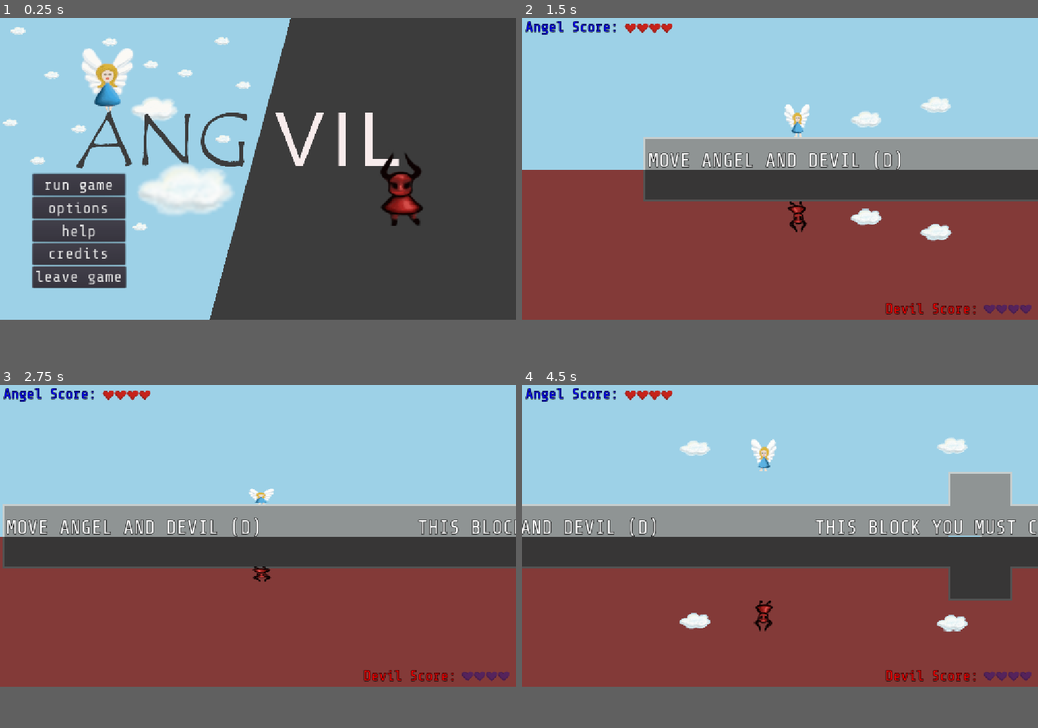
Above: before the commit, frames 1-4 (two rows, left to right).
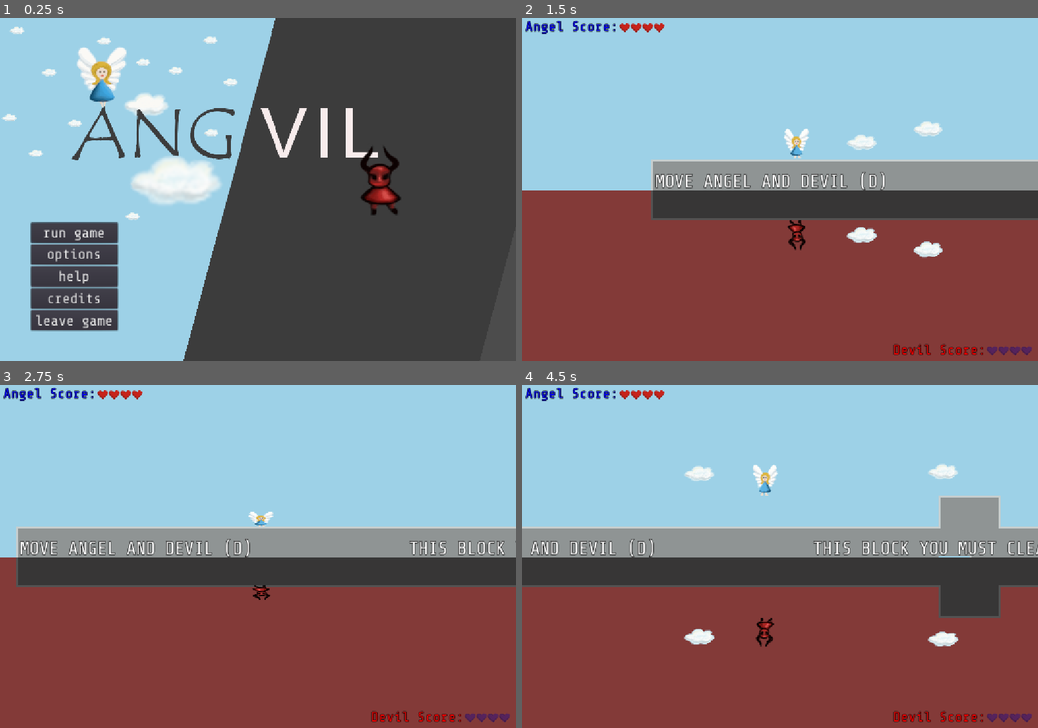
Above: after the commit, the same moments.

Repository: ang-vil/angvil
Game: Godot game, scene res://scenes/menu.tscn
Same seed, same stepped clock (60 frames per second), same inputs: the game is played once before the commit and once after it.
Inputs:
- Up to frame 1 (0.25 s): no input
- Up to frame 2 (1.5 s): click "run game" at 0.5 s; tap Space (shoot) at 1.25, 1.35 s; hold Right (key_right) from 1.28 s (still down)
- Up to frame 3 (2.75 s): tap Enter (ui_accept) at 1.52, 2.27 s; tap Space (shoot) at 2, 2.1 s; release Right (key_right) at 2.03 s; hold Down (key_down) from 2.03 s (still down)
- Up to frame 4 (4.5 s): tap Space (shoot) at 2.75, 2.85, 3.5, 3.6, 4.25, 4.35 s; release Down (key_down) at 2.78 s; hold Right (key_right) 2.78-3.53 s; hold Up (key_up) 3.53-4.28 s; tap Enter (ui_accept) at 3.77 s; hold Left (key_left) from 4.28 s (still down)
In our replay, the window is 800x469 before the commit and 800x533 after it. These sizes can differ from the game's own. Grey fills any space a smaller window leaves; there, only what the larger window draws over its background counts as a difference.

The runs differ from the first frame. In frame 1, 21% of the frame differs, in the area x 0-82%, y 0-100%; in frame 2, 19%; in frame 3, 21%; in frame 4, 24%, in the area x 0-100%, y 0-99%.

Commit message:
Increase view size

Diff:
--- a/project.godot
+++ b/project.godot
@@ -21,6 +21,8 @@
 
 [display]
 
+window/size/width=1080
+window/size/height=720
 window/dpi/allow_hidpi=true
 window/stretch/mode="2d"
 window/stretch/aspect="expand"
--- a/scenes/levels/base.tscn
+++ b/scenes/levels/base.tscn
@@ -957,10 +957,13 @@
 
 [node name="gameOverText" type="RichTextLabel" parent="camera/layer"]
 visible = false
-margin_left = 233.0
-margin_top = 361.0
-margin_right = 843.0
-margin_bottom = 488.0
+anchor_left = 0.5
+anchor_top = 1.0
+anchor_right = 0.5
+anchor_bottom = 1.0
+margin_left = -305.0
+margin_top = -200.0
+margin_right = 305.0
 size_flags_horizontal = 4
 size_flags_vertical = 4
 theme = SubResource( 4 )
